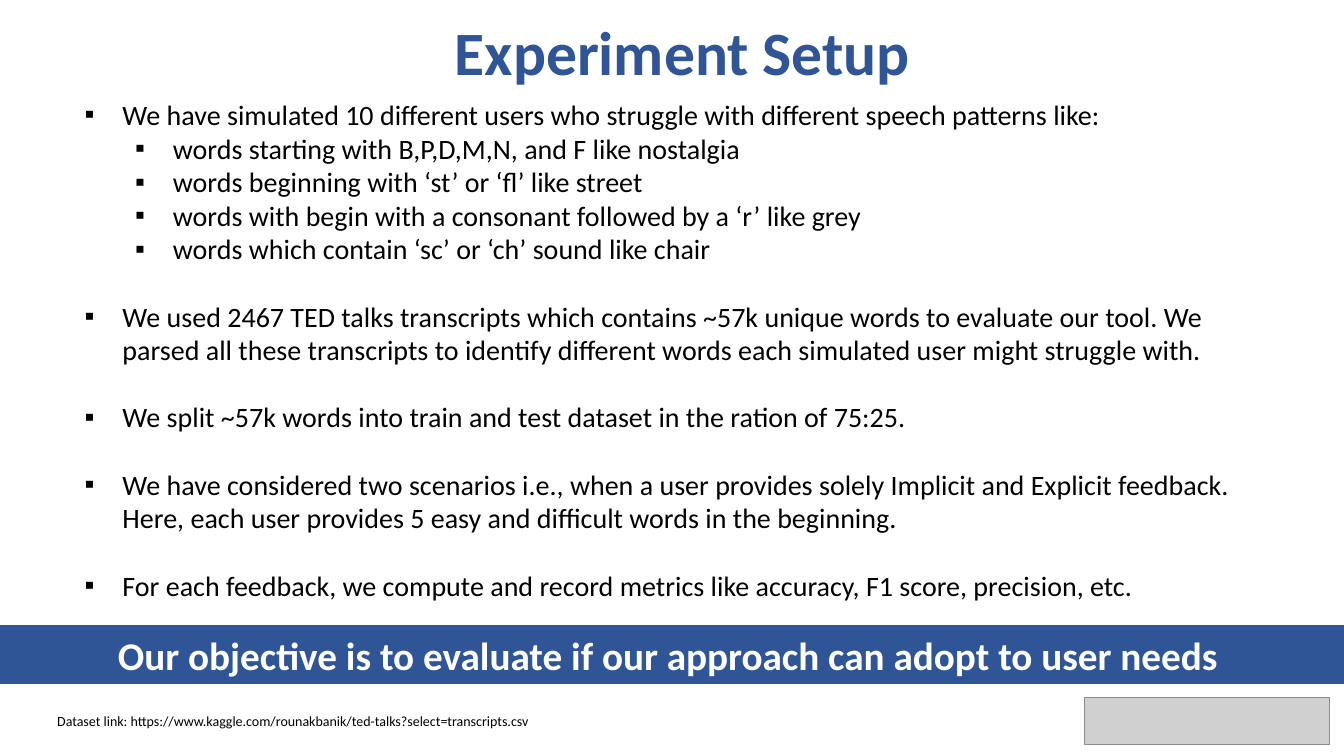
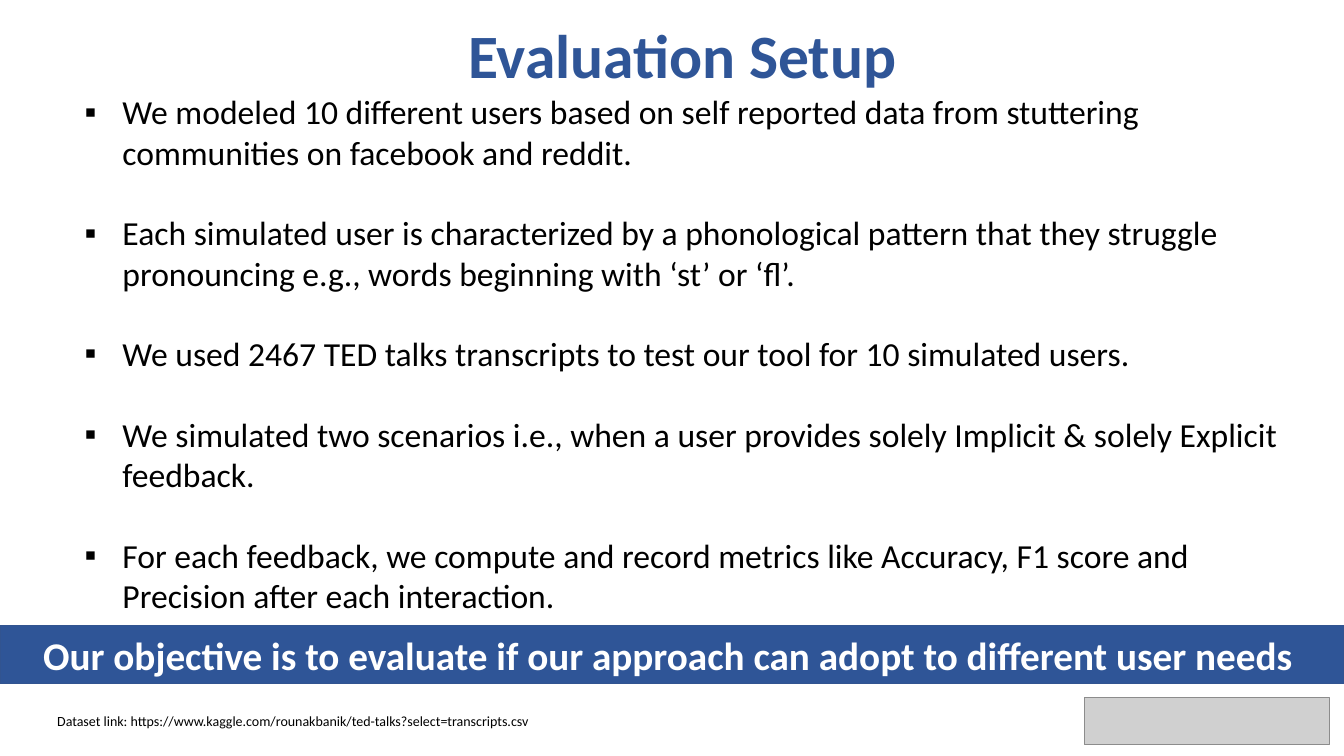
Before and after one commit to bhavyaghai/Fluent, a slide deck: slide 11 of presentation/presentation.pptx (slide 9 before the commit). Drawn at 1344x756 pixels with LibreOffice and Linux fonts; fonts in the diff are those of the drawing; grey boxes stand for pictures. Boxes give left, top, right and bottom in pixels: in the first picture for what was removed or moved away, otherwise in the second. Text is boxed around its words. In the diff, an @@ line names an element or a change of style, - is before the commit and + after.

Commit message:
added presentation

```diff
--- a/presentation/presentation.pptx
+++ b/presentation/presentation.pptx
@@ text at (x1=468, y1=34, x2=896, y2=88): text changed @@
-Experiment Setup
+Evaluation Setup
@@ text at (x1=122, y1=100, x2=1277, y2=609): text changed; size 20 to 24 pt @@
-▪ We have simulated 10 different users who struggle with different speech patterns like:
-  ▪ words starting with B,P,D,M,N, and F like nostalgia
-  ▪ words beginning with ‘st’ or ‘fl’ like street
-  ▪ words with begin with a consonant followed by a ‘r’ like grey
-  ▪ words which contain ‘sc’ or ‘ch’ sound like chair
-▪ We used 2467 TED talks transcripts which contains ~57k unique words to evaluate our tool. We parsed all these transcripts to identify different words each simulated user might struggle with.
-▪ We split ~57k words into train and test dataset in the ration of 75:25.
-▪ We have considered two scenarios i.e., when a user provides solely Implicit and Explicit feedback. Here, each user provides 5 easy and difficult words in the beginning.
-▪ For each feedback, we compute and record metrics like accuracy, F1 score, precision, etc.
+▪ We modeled 10 different users based on self reported data from stuttering communities on facebook and reddit.
+▪ Each simulated user is characterized by a phonological pattern that they struggle pronouncing e.g., words beginning with ‘st’ or ‘fl’.
+▪ We used 2467 TED talks transcripts to test our tool for 10 simulated users.
+▪ We simulated two scenarios i.e., when a user provides solely Implicit & solely Explicit feedback.
+▪ For each feedback, we compute and record metrics like Accuracy, F1 score and Precision after each interaction.
@@ text in rectangle at (x1=43, y1=642, x2=1292, y2=677): text changed @@
-Our objective is to evaluate if our approach can adopt to user needs
+Our objective is to evaluate if our approach can adopt to different user needs
```
Also in this commit, not shown: 7 other slides changed, 7 slides added, 1 slide removed, 1 other file.
